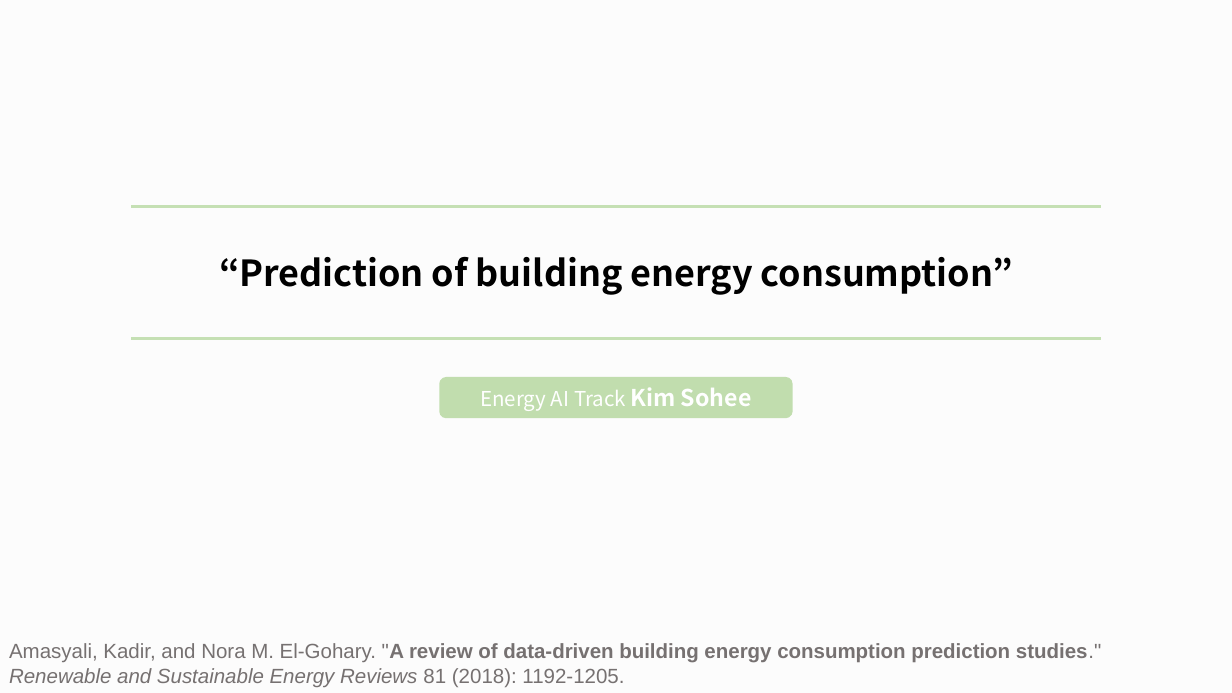
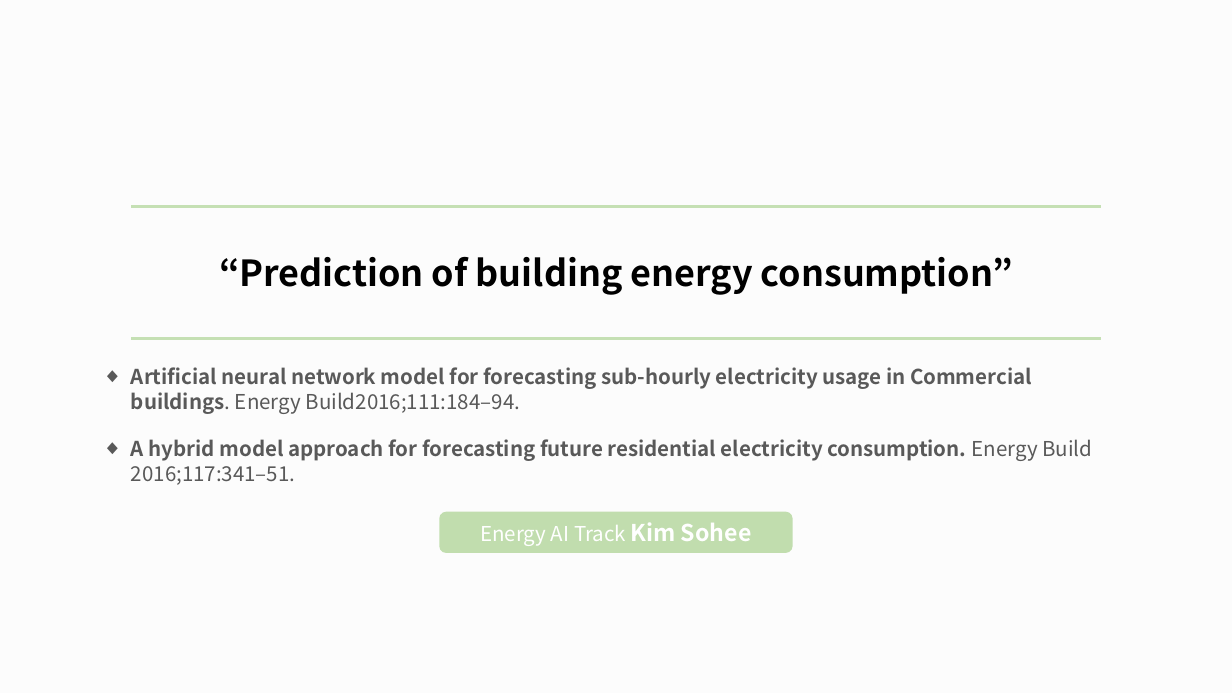
Before and after one commit to sohee98/2022-1st-Course, a slide deck: slide 1 of AI Applications/study 발표/Literature study PPT-SoheeKim.pptx. Drawn at 1232x693 pixels with LibreOffice and Linux fonts; fonts in the diff are those of the drawing. Boxes give left, top, right and bottom in pixels: in the first picture for what was removed or moved away, otherwise in the second. Text is boxed around its words. In the diff, an @@ line names an element or a change of style, - is before the commit and + after.

```diff
--- a/AI Applications/study 발표/Literature study PPT-SoheeKim.pptx
+++ b/AI Applications/study 발표/Literature study PPT-SoheeKim.pptx
@@ text added at (x1=131, y1=367, x2=1032, y2=414), 16 pt, text #595959, bold @@
+◆ Artificial neural network model for forecasting sub-hourly electricity usage in Commercial buildings. Energy Build2016;111:184–94.
@@ text added at (x1=131, y1=439, x2=1092, y2=485), 16 pt, text #595959, bold @@
+◆ A hybrid model approach for forecasting future residential electricity consumption. Energy Build 2016;117:341–51.
@@ rounded rectangle "Energy AI Track Kim Sohee" moved from (x1=439, y1=377, x2=792, y2=419) to (x1=439, y1=512, x2=792, y2=554) @@
@@ text removed at (x1=9, y1=643, x2=1101, y2=687) @@
-Amasyali, Kadir, and Nora M. El-Gohary. "A review of data-driven building energy consumption prediction studies."
-Renewable and Sustainable Energy Reviews 81 (2018): 1192-1205.
```
Also in this commit, not shown: 3 other slides changed, 1 slide added, 2 other files.
